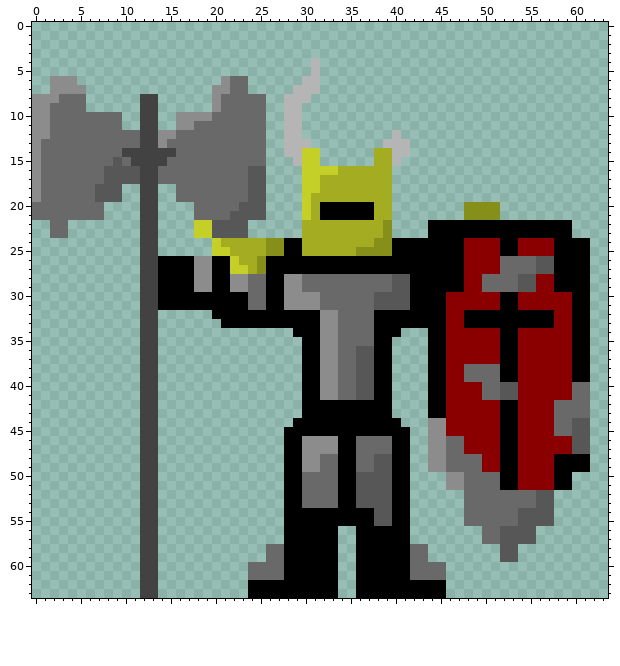
Pixel-art sprite: Assets/Art/Knights/Texture_Knight3.png. The first picture shows the starting point.
The file is 64x64 pixels.
After:
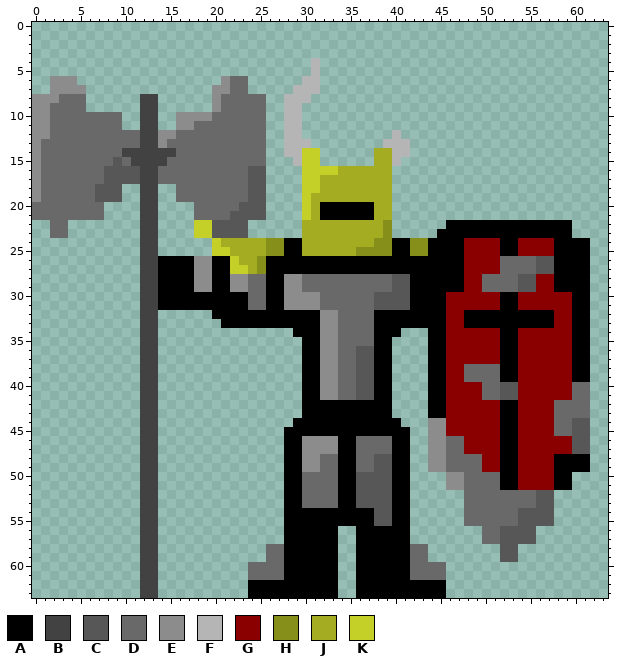
Palette (. is transparent): A #000000  B #424242  C #575757  D #696969  E #8c8c8c  F #b5b5b5  G #8a0000  H #878f1b  J #a4ad21  K #c4cf27
The exact change:
Changed rows in their new state; - is an unchanged pixel.
first column x 42:
20 ------....
21 ------....
22 --..------
23 --.-------
24 HH--------
25 HH--------
